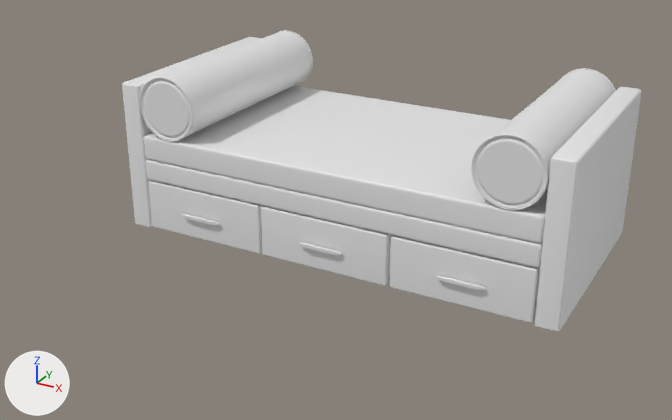
The OBJ model app/src/main/assets/Data/models/bedsofa.obj, before and after one commit.
Camera for both pictures: a 50 mm lens placed at (61.5, -125.2, 51.2), pointed at (-0.4, -12.7, -5.0). The lights are fixed; the arrows at lower left show +X, +Y and +Z. Materials are left out; every surface is plain grey. Where no turn or scale is listed for an object, it has been applied to the vertices.
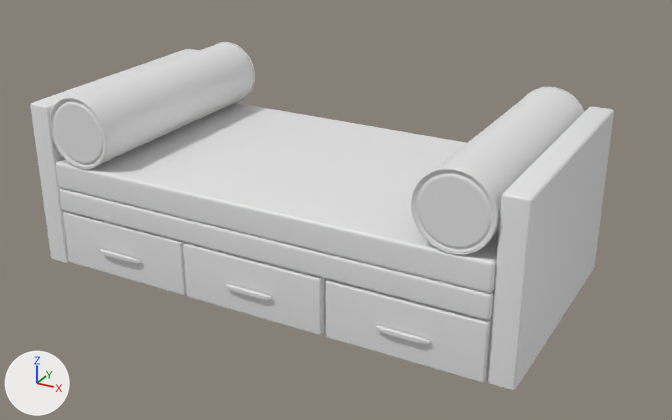
What differs and where, as boxes [x1, y1, x2, y2] in the pictures (672 x 420 px; the box of a moved part takes in the faces that stretch with it):
'Box005', mesh moved: before [144, 86, 548, 243]; after [56, 103, 499, 293]
'Box006', reshaped (76% narrower, 71% shorter): before [122, 37, 642, 331]; after [63, 211, 187, 295]
'Box012', added: after [487, 106, 614, 390]
'Cylinder012', mesh moved: before [140, 30, 313, 142]; after [50, 42, 255, 169]
'Cylinder011', mesh moved: before [471, 68, 616, 210]; after [411, 87, 584, 255]
'Box003', added: after [59, 188, 494, 320]
'Box008', added: after [326, 279, 491, 383]
'Box007', added: after [183, 242, 324, 335]
'Box001', added: after [30, 49, 200, 263]
'Box014', reshaped (12% wider, 19% taller): before [436, 275, 485, 290]; after [375, 326, 430, 344]
'Box013', added: after [225, 284, 272, 299]
'Box002', added: after [185, 242, 492, 380]
'Box015', added: after [99, 249, 140, 263]
part 2 of me_box006, moved or reshaped: before [148, 180, 262, 254]; after [63, 211, 187, 295]
part 3 of me_box006, deleted: before [122, 37, 642, 331]
part 4 of me_box014, moved or reshaped: before [436, 275, 485, 290]; after [375, 326, 430, 344]

The edits, one by one:
me_box005 has 268 vertices, 532 faces and spans x -32.5..32.5, y -17.7..18.3, z -1.1..2.9.
me_box005 is used by ob_box005; location (0.0, 0.0, 0.0).
me_box005 part 1: the whole mesh is moved by (0.0, -18.9, 1.8).
me_box006 is used by ob_box006; location (0.0, 0.0, 0.0).
me_box006 had 908 vertices, 1780 faces and spanned x -36.0..36.0, y -17.7..18.3, z -13.0..11.0.
me_box006 now has 200 vertices, 396 faces and spans x -32.2..-11.1, y -36.6..-35.6, z -11.0..-2.9.
me_box006 part 2: the loose piece of 200 vertices spanning x -32.2..-11.1, y -17.7..-16.7, z -12.8..-4.8 is moved by (0.0, -18.9, 1.8).
me_box006 part 3: 8 loose pieces with 708 vertices, spanning x -36.0..36.0, y -17.7..18.3, z -13.0..11.0, are deleted.
me_box014 is used by ob_box014; location (0.0, 0.0, 0.0).
me_box014 had 276 vertices, 540 faces and spanned x 18.51..25.51, y -18.47..-17.62, z -9.31..-8.81.
me_box014 now has 56 vertices, 108 faces and spans x 18.51..25.51, y -37.36..-36.86, z -7.49..-6.99.
me_box014 part 4: the loose piece of 56 vertices spanning x 18.51..25.51, y -18.47..-17.97, z -9.31..-8.81 is moved by (0.0, -18.89, 1.82).
me_box014 part 5: the surface is now shaded flat.
me_cylinder011 has 6962 vertices, 13920 faces and spans x 22.3..32.5, y -17.7..18.5, z 2.8..13.0.
me_cylinder011 is used by ob_cylinder011; location (0.0, 0.0, 0.0).
me_cylinder011 part 6: the whole mesh is moved by (0.0, -18.9, 1.8).
me_cylinder012 has 6962 vertices, 13920 faces and spans x -32.5..-22.3, y -17.7..18.5, z 2.8..13.0.
me_cylinder012 is used by ob_cylinder012; location (0.0, 0.0, 0.0).
me_cylinder012 part 7: the whole mesh is moved by (0.0, -18.9, 1.8).
Mesh me_box015 is new.
It has 56 vertices, 108 faces and spans x -25.22..-18.22, y -37.36..-36.86, z -7.49..-6.99.
Mesh me_box013 is new.
It has 56 vertices, 108 faces and spans x -3.58..3.42, y -37.36..-36.86, z -7.49..-6.99.
Mesh me_box012 is new.
It has 68 vertices, 132 faces and spans x 32.5..36.0, y -36.0..0.0, z -11.2..12.8.
Mesh me_box008 is new.
It has 200 vertices, 396 faces and spans x 11.2..32.4, y -36.6..-35.6, z -11.0..-3.0.
Mesh me_box007 is new.
It has 148 vertices, 292 faces and spans x -10.7..10.5, y -36.6..-35.6, z -11.0..-3.0.
Mesh me_box003 is new.
It has 200 vertices, 396 faces and spans x -32.5..32.5, y -36.6..-0.6, z -2.8..0.7.
Mesh me_box002 is new.
It is a box spanning x -32.5..32.5, y -35.6..-0.6, z -11.2..-2.8.
Mesh me_box001 is new.
It has 68 vertices, 132 faces and spans x -36.0..-32.5, y -36.6..-0.6, z -11.2..12.9.
Object 'Box015' (ob_box015) is new; it shows me_box015.
Its location is (0.0, 0.0, 0.0).
Object 'Box013' (ob_box013) is new; it shows me_box013.
Its location is (0.0, 0.0, 0.0).
Object 'Box012' (ob_box012) is new; it shows me_box012.
Its location is (0.0, 0.0, 0.0).
Object 'Box008' (ob_box008) is new; it shows me_box008.
Its location is (0.0, 0.0, 0.0).
Object 'Box007' (ob_box007) is new; it shows me_box007.
Its location is (0.0, 0.0, 0.0).
Object 'Box003' (ob_box003) is new; it shows me_box003.
Its location is (0.0, 0.0, 0.0).
Object 'Box002' (ob_box002) is new; it shows me_box002.
Its location is (0.0, 0.0, 0.0).
Object 'Box001' (ob_box001) is new; it shows me_box001.
Its location is (0.0, 0.0, 0.0).
